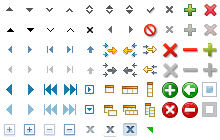
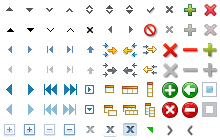
Revision of a layered 220×140 image; what changed, layer by layer:
added layer "arrow_rt.png" above "arrow_lt.png" over [187, 125, 193, 136]
added layer "arrow_lt.png" above "arrowLeftGrey" over [167, 125, 173, 136]
